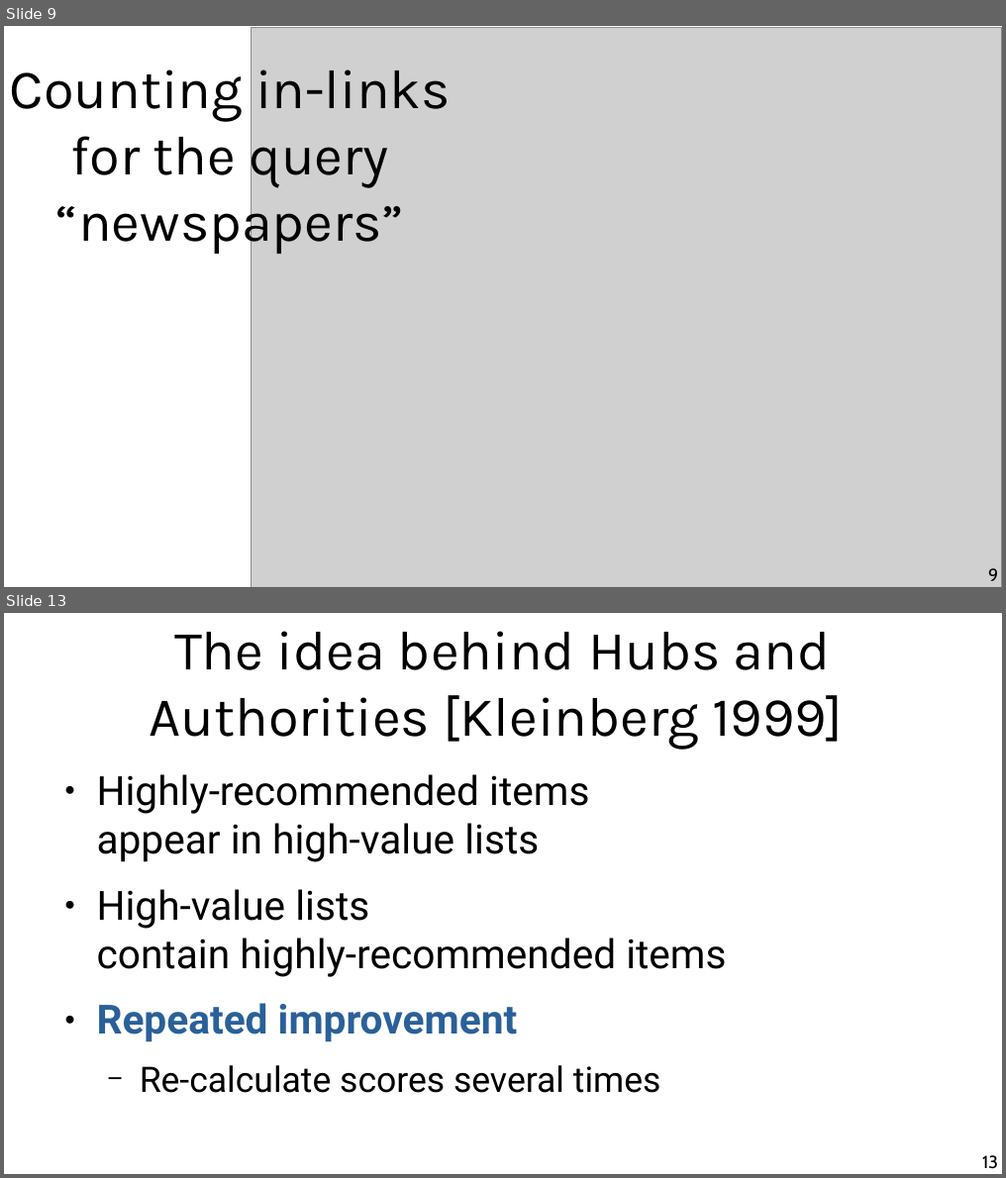
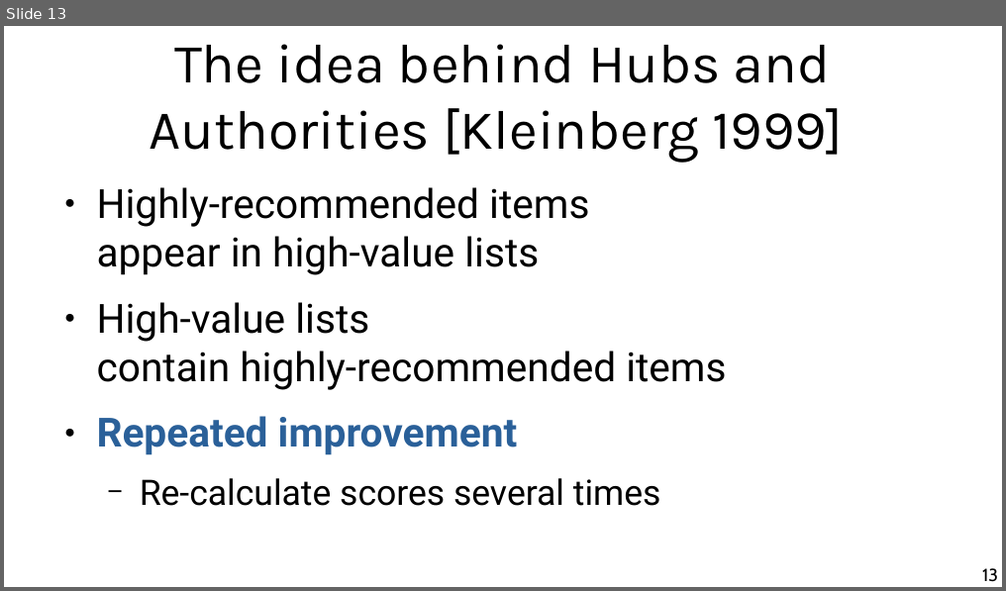
Before and after one commit to chatox/networks-science-course, a slide deck: theory/odp/tt08-hubs_authorities.odp. Shown one above the other, each under a label of ours: slides 9 and 13 before the commit, slide 13 after it; the slides between them are not shown. The pictures are 1006x1178 and 1006x591 pixels, drawn with LibreOffice and Linux fonts; fonts in the diff are those of the drawing; grey boxes stand for pictures. Boxes give left, top, right and bottom in pixels: in the first picture for what was removed or moved away, otherwise in the second. Text is boxed around its words. In the diff, an @@ line names an element or a change of style, - is before the commit and + after.

```diff
--- a/theory/odp/tt08-hubs_authorities.odp
+++ b/theory/odp/tt08-hubs_authorities.odp
@@ slide 9 removed at <box>4,26,1002,587</box>, background #FFFFFF @@
@@ picture removed at <box>251,27,1002,587</box> @@
@@ title removed at <box>10,70,450,255</box> @@
-Counting in-links for the query “newspapers”
@@ page number removed at <box>988,569,998,581</box> @@
-9
```
Also in this commit, not shown: 19 slides changed, 3 slides added, 2 other slides removed, 3 other files.
